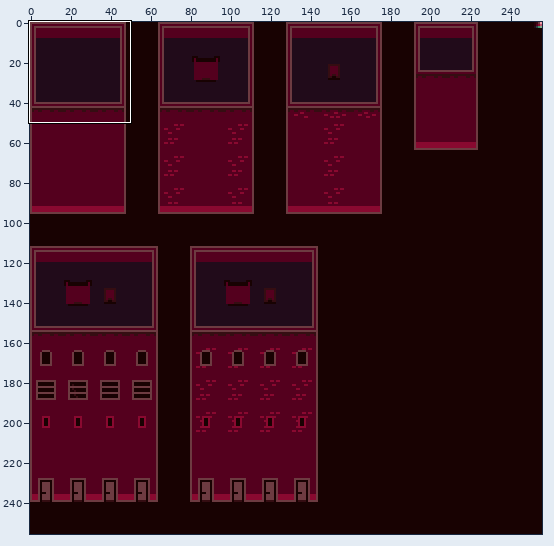
Edited in one commit: sprite sheet (assets/tiles/buildings.png). The first picture is a wide view before the edit; the outline marks the close-up.
Close-up. As it was:
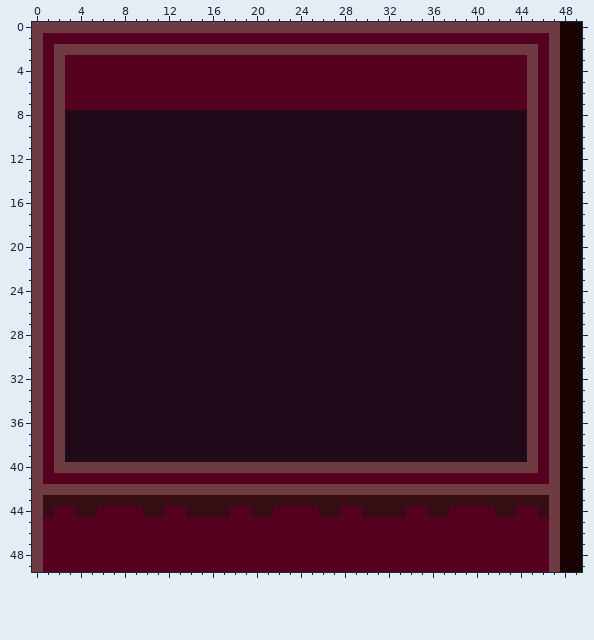
The file is 256x256 pixels. Shown: x 0..49, y 0..49. The commit also changed other parts of the picture, which this record leaves out.
Now the later version:
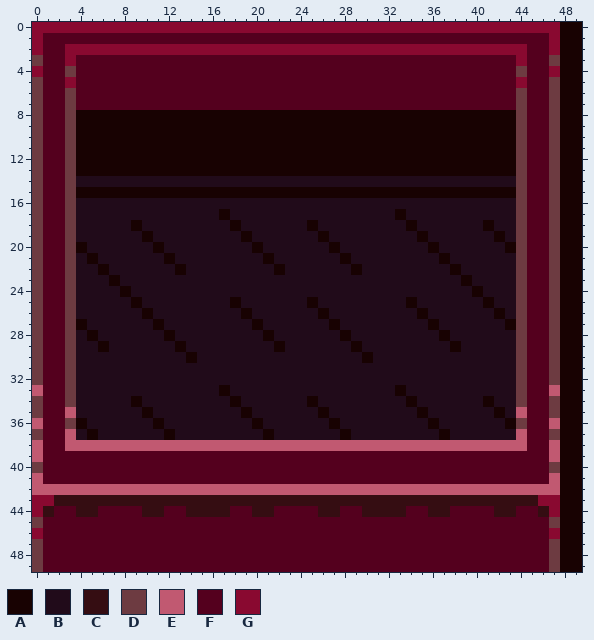
Palette (. is transparent): A #180202  B #210b1a  C #350d12  D #6d3b41  E #c15971  F #54001e  G #890930
Difference:
y 0: x 0..47 DDDDDDDDDDDDDDDDDDDDDDDDDDDDDDDDDDDDDDDDDDDDDDDD -> GGGGGGGGGGGGGGGGGGGGGGGGGGGGGGGGGGGGGGGGGGGGGGGG
y 1: x 0 D -> G; x 47 D -> G
y 2: x 0 D -> G; x 2..45 DDDDDDDDDDDDDDDDDDDDDDDDDDDDDDDDDDDDDDDDDDDD -> FGGGGGGGGGGGGGGGGGGGGGGGGGGGGGGGGGGGGGGGGGGF; x 47 D -> G
y 3: x 2..3 DF -> FG; x 44..45 FD -> GF
y 4: x 0 D -> G; x 2..3 DF -> FD; x 44..45 FD -> DF; x 47 D -> G
y 5: x 2..3 DF -> FG; x 44..45 FD -> GF
y 6..7: x 2..3 DF -> FD; x 44..45 FD -> DF
y 8..13: x 2..45 DBBBBBBBBBBBBBBBBBBBBBBBBBBBBBBBBBBBBBBBBBBD -> FDAAAAAAAAAAAAAAAAAAAAAAAAAAAAAAAAAAAAAAAADF
y 14: x 2..3 DB -> FD; x 44..45 BD -> DF
y 15: x 2..45 DBBBBBBBBBBBBBBBBBBBBBBBBBBBBBBBBBBBBBBBBBBD -> FDAAAAAAAAAAAAAAAAAAAAAAAAAAAAAAAAAAAAAAAADF
y 16: x 2..3 DB -> FD; x 44..45 BD -> DF
y 17: x 2..3 DB -> FD; x 17 B -> A; x 33 B -> A; x 44..45 BD -> DF
y 18: x 2..3 DB -> FD; x 9 B -> A; x 18 B -> A; x 25 B -> A; x 34 B -> A; x 41 B -> A; x 44..45 BD -> DF
y 19: x 2..3 DB -> FD; x 10 B -> A; x 19 B -> A; x 26 B -> A; x 35 B -> A; x 42 B -> A; x 44..45 BD -> DF
y 20: x 2..4 DBB -> FDA; x 11 B -> A; x 20 B -> A; x 27 B -> A; x 36 B -> A; x 43..45 BBD -> ADF
y 21: x 2..3 DB -> FD; x 5 B -> A; x 12 B -> A; x 21 B -> A; x 28 B -> A; x 37 B -> A; x 44..45 BD -> DF
y 22: x 2..3 DB -> FD; x 6 B -> A; x 13 B -> A; x 22 B -> A; x 29 B -> A; x 38 B -> A; x 44..45 BD -> DF
y 23: x 2..3 DB -> FD; x 7 B -> A; x 39 B -> A; x 44..45 BD -> DF
y 24: x 2..3 DB -> FD; x 8 B -> A; x 40 B -> A; x 44..45 BD -> DF
y 25: x 2..3 DB -> FD; x 9 B -> A; x 18 B -> A; x 25 B -> A; x 34 B -> A; x 41 B -> A; x 44..45 BD -> DF
y 26: x 2..3 DB -> FD; x 10 B -> A; x 19 B -> A; x 26 B -> A; x 35 B -> A; x 42 B -> A; x 44..45 BD -> DF
y 27: x 2..4 DBB -> FDA; x 11 B -> A; x 20 B -> A; x 27 B -> A; x 36 B -> A; x 43..45 BBD -> ADF
y 28: x 2..3 DB -> FD; x 5 B -> A; x 12 B -> A; x 21 B -> A; x 28 B -> A; x 37 B -> A; x 44..45 BD -> DF
y 29: x 2..3 DB -> FD; x 6 B -> A; x 13 B -> A; x 22 B -> A; x 29 B -> A; x 38 B -> A; x 44..45 BD -> DF
y 30: x 2..3 DB -> FD; x 14 B -> A; x 30 B -> A; x 44..45 BD -> DF
y 31..32: x 2..3 DB -> FD; x 44..45 BD -> DF
y 33: x 0 D -> E; x 2..3 DB -> FD; x 17 B -> A; x 33 B -> A; x 44..45 BD -> DF; x 47 D -> E
y 34: x 2..3 DB -> FD; x 9 B -> A; x 18 B -> A; x 25 B -> A; x 34 B -> A; x 41 B -> A; x 44..45 BD -> DF
y 35: x 2..3 DB -> FE; x 10 B -> A; x 19 B -> A; x 26 B -> A; x 35 B -> A; x 42 B -> A; x 44..45 BD -> EF
y 36: x 0 D -> E; x 2..4 DBB -> FDA; x 11 B -> A; x 20 B -> A; x 27 B -> A; x 36 B -> A; x 43..45 BBD -> ADF; x 47 D -> E
y 37: x 2..3 DB -> FE; x 5 B -> A; x 12 B -> A; x 21 B -> A; x 28 B -> A; x 37 B -> A; x 44..45 BD -> EF
y 38: x 0 D -> E; x 2..45 DBBBBBBBBBBBBBBBBBBBBBBBBBBBBBBBBBBBBBBBBBBD -> FEEEEEEEEEEEEEEEEEEEEEEEEEEEEEEEEEEEEEEEEEEF; x 47 D -> E
y 39: x 0 D -> E; x 2..45 DBBBBBBBBBBBBBBBBBBBBBBBBBBBBBBBBBBBBBBBBBBD -> FFFFFFFFFFFFFFFFFFFFFFFFFFFFFFFFFFFFFFFFFFFF; x 47 D -> E
y 40: x 2..45 DDDDDDDDDDDDDDDDDDDDDDDDDDDDDDDDDDDDDDDDDDDD -> FFFFFFFFFFFFFFFFFFFFFFFFFFFFFFFFFFFFFFFFFFFF
y 41: x 0 D -> E; x 47 D -> E
y 42: x 0..47 DDDDDDDDDDDDDDDDDDDDDDDDDDDDDDDDDDDDDDDDDDDDDDDD -> EEEEEEEEEEEEEEEEEEEEEEEEEEEEEEEEEEEEEEEEEEEEEEEE
y 43: x 0..1 DC -> GG; x 46..47 CD -> GG
y 44: x 0 D -> G; x 47 D -> G
y 46: x 0 D -> G; x 47 D -> G
Changed places in both close-ups, as pixel boxes (x1, y1, x2, y2):
changed: (32, 22, 560, 539)
